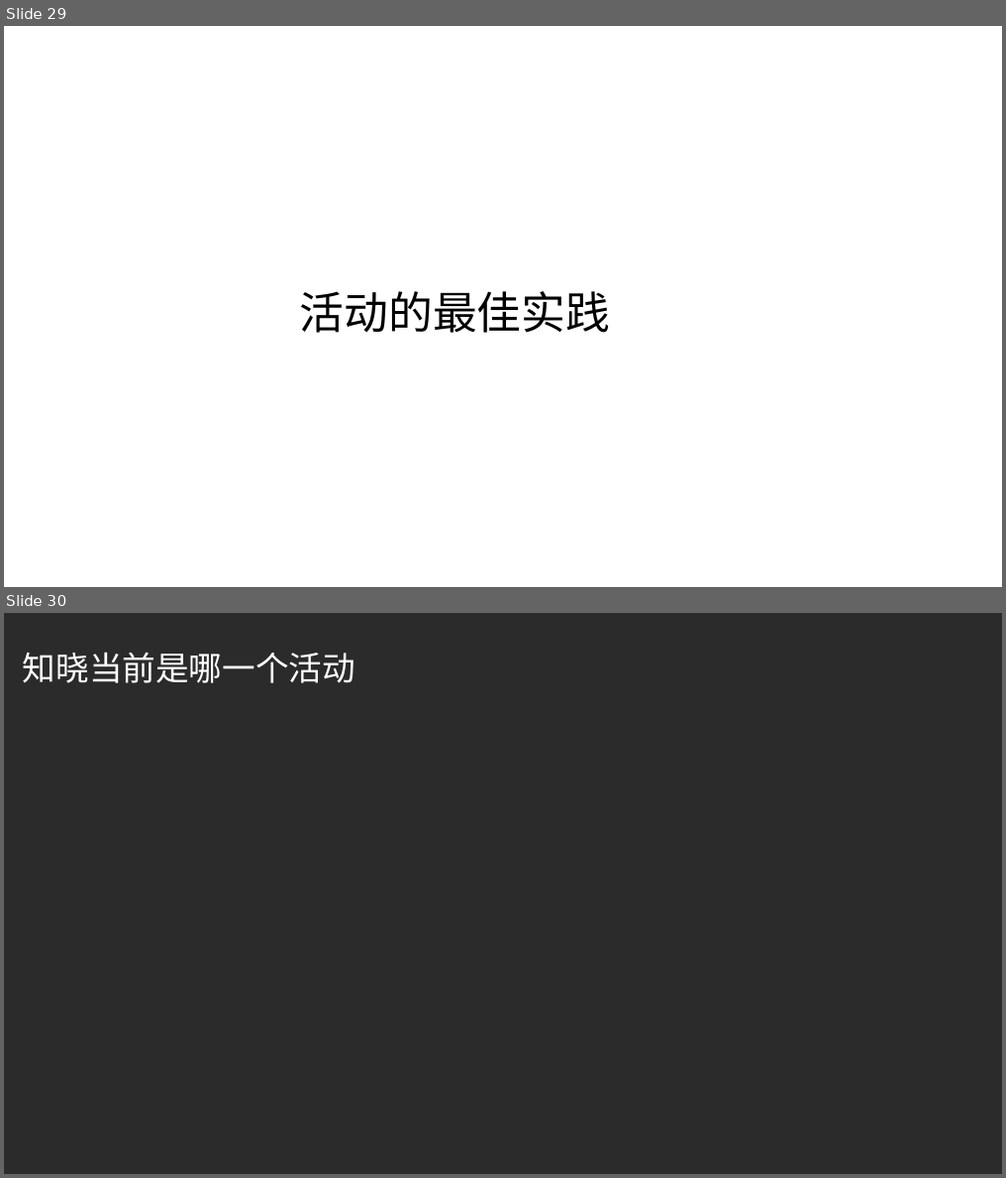
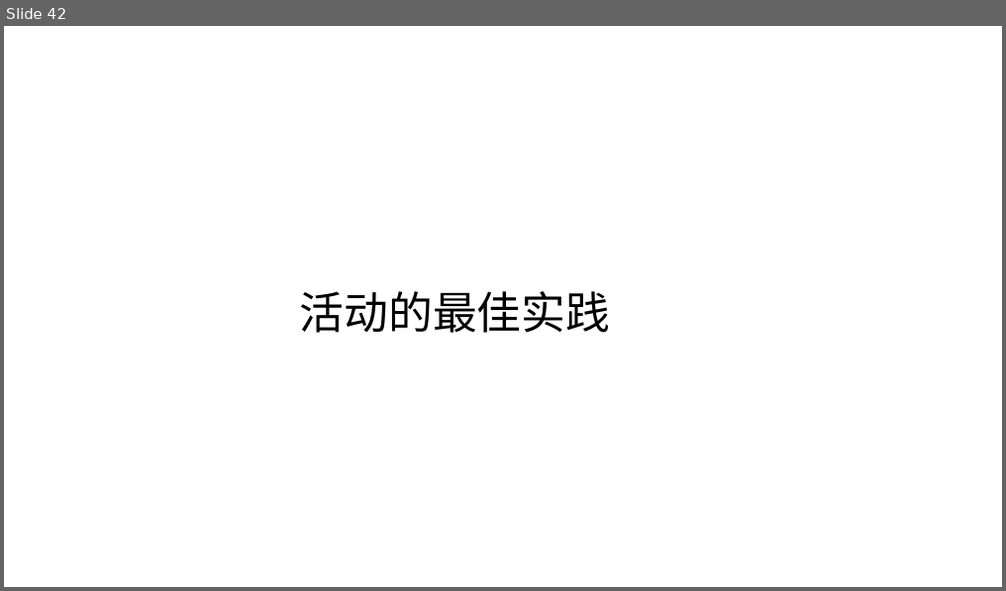
Before and after one commit to guoyang123/androidppt, a slide deck: 第二章探究活动/探究活动Activity.ppt. Shown one above the other, each under a label of ours: slides 29 and 30 before the commit, slide 42 after it. The pictures are 1006x1178 and 1006x591 pixels, drawn with LibreOffice and Linux fonts; fonts in the diff are those of the drawing; background and template pictures are left out; a plain dark background stands for a picture behind light text. Boxes give left, top, right and bottom in pixels: in the first picture for what was removed or moved away, otherwise in the second. Text is boxed around its words. In the diff, an @@ line names an element or a change of style, - is before the commit and + after.

```diff
--- a/第二章探究活动/探究活动Activity.ppt
+++ b/第二章探究活动/探究活动Activity.ppt
@@ slide 30 removed at box(4, 613, 1002, 1174), background picture (left out) @@
@@ text removed at box(23, 652, 355, 683) @@
-知晓当前是哪一个活动
@@ what was slide 29 is now slide 42 @@
```
Also in this commit, not shown: 10 slides changed, 22 slides added, 11 other slides removed.
